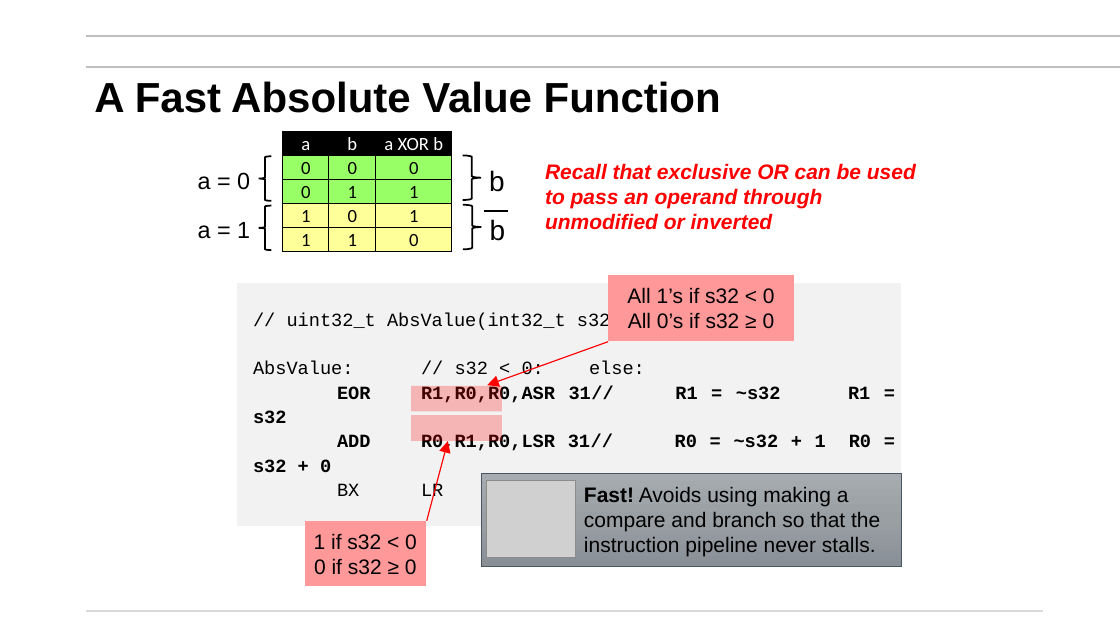
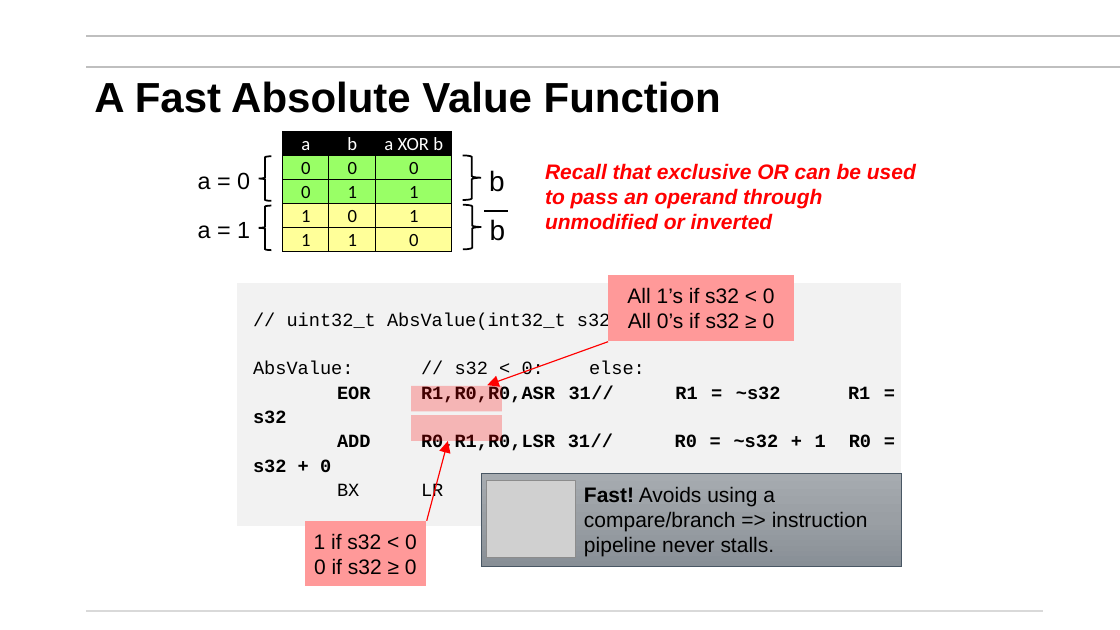
Before and after one commit to mikegrace2/CSEN20-Fall2026-Course-Website, a slide deck: slide 53 of Week06_ManipulatingBits/Ch07_ManipulatingBits_PlusExamples_V4.pptx (slide 52 before the commit). Drawn at 1120x630 pixels with LibreOffice and Linux fonts; fonts in the diff are those of the drawing; grey boxes stand for pictures; background and template pictures are left out. Boxes give left, top, right and bottom in pixels: in the first picture for what was removed or moved away, otherwise in the second. Text is boxed around its words. In the diff, an @@ line names an element or a change of style, - is before the commit and + after.

```diff
--- a/Week06_ManipulatingBits/Ch07_ManipulatingBits_PlusExamples_V4.pptx
+++ b/Week06_ManipulatingBits/Ch07_ManipulatingBits_PlusExamples_V4.pptx
@@ text in rectangle at (x1=584, y1=487, x2=868, y2=557): text changed @@
-  Fast! Avoids using making a compare and branch so that the instruction pipeline never stalls.
+  Fast! Avoids using a compare/branch => instruction pipeline never stalls.
```
Also in this commit, not shown: 13 other slides changed.
